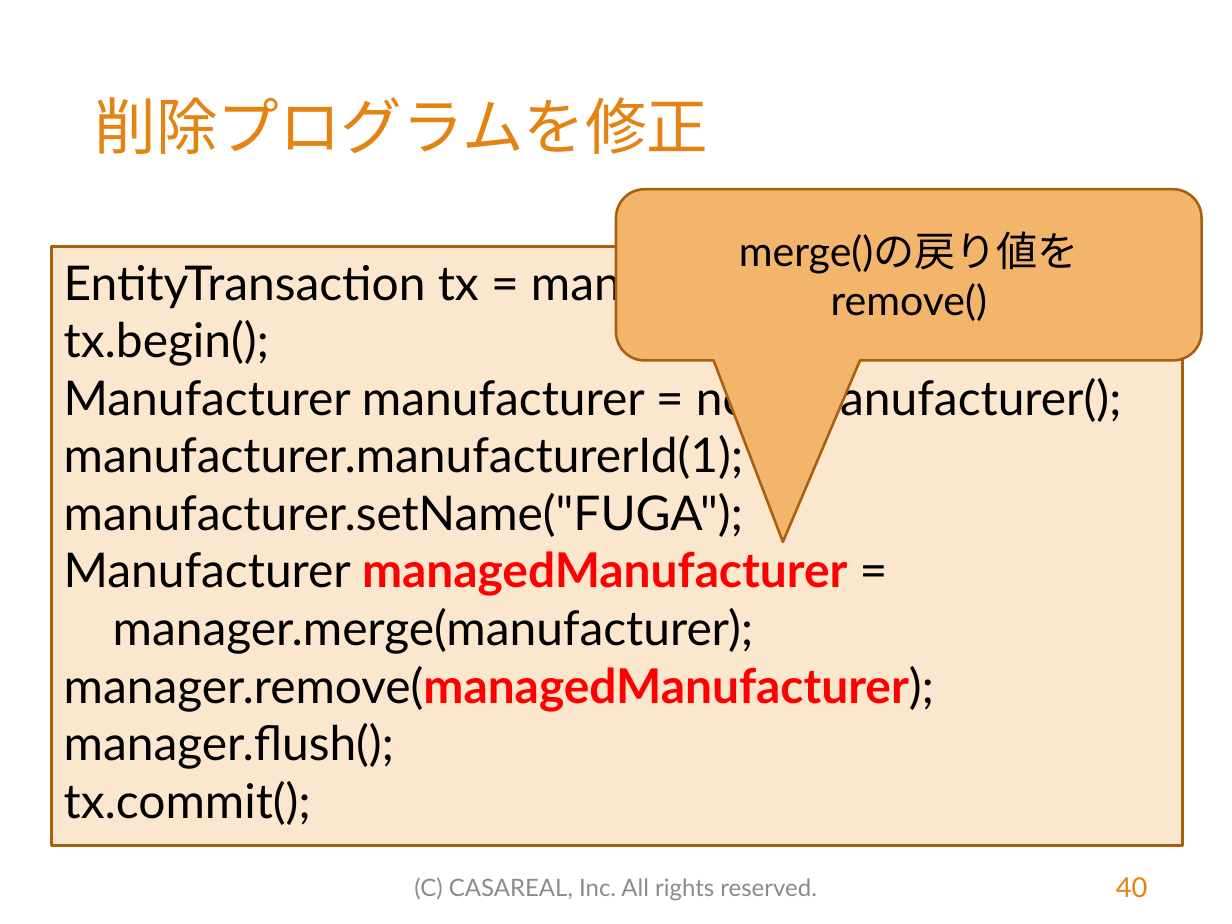
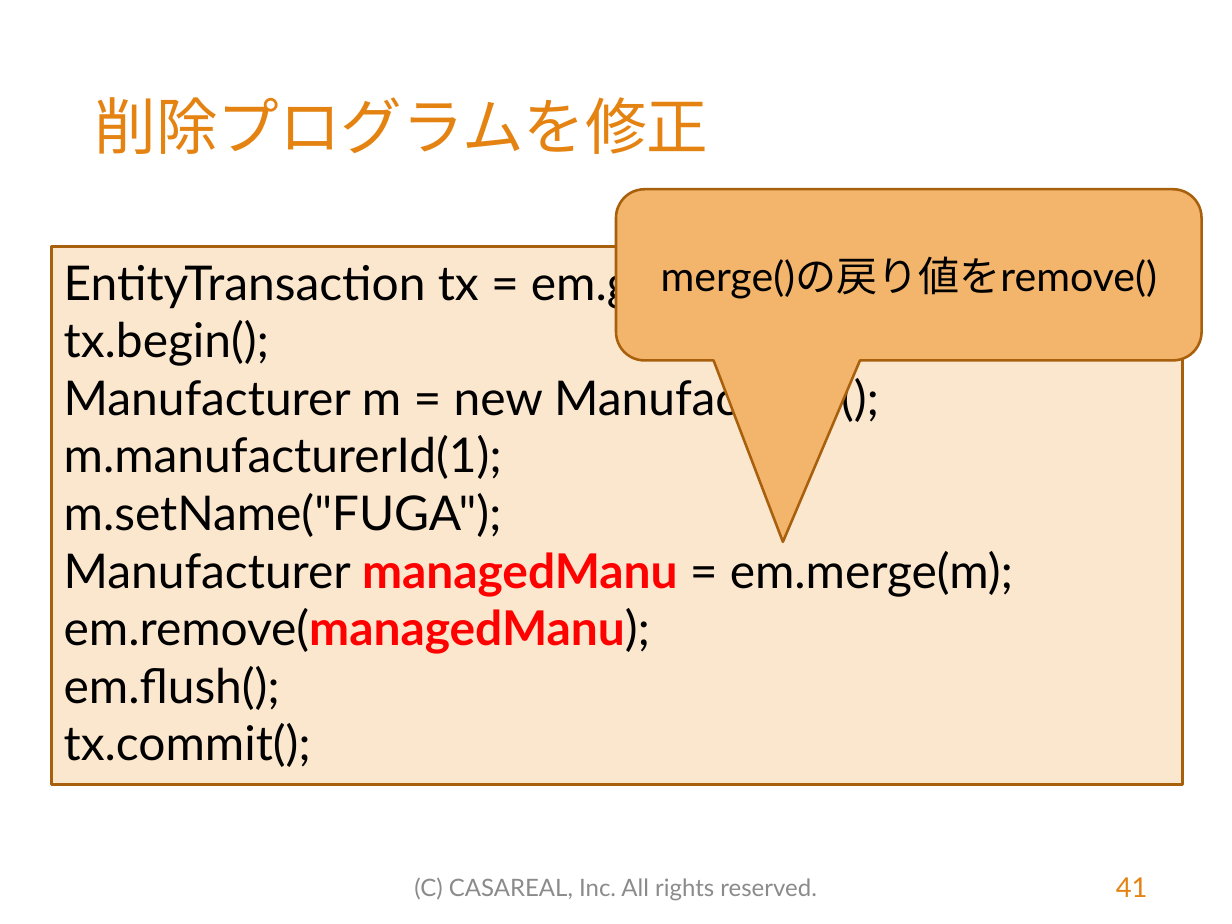
Before and after one commit to MasatoshiTada/hamaru-jpa-light, a slide deck: slide 41 of src/main/resources/はまる！JPA（初学者向けライト版）.pptx (slide 40 before the commit). Drawn at 1232x924 pixels with LibreOffice and Linux fonts; fonts in the diff are those of the drawing; background and template pictures are left out. Boxes give left, top, right and bottom in pixels: in the first picture for what was removed or moved away, otherwise in the second. Text is boxed around its words. In the diff, an @@ line names an element or a change of style, - is before the commit and + after.

```diff
--- a/src/main/resources/はまる！JPA（初学者向けライト版）.pptx
+++ b/src/main/resources/はまる！JPA（初学者向けライト版）.pptx
@@ rectangle "EntityTransaction tx = em.getTransaction();": place and size @@
-rectangle "EntityTransaction tx = em.getTransaction();" at [52, 246, 1183, 845]
+rectangle "EntityTransaction tx = em.getTransaction();" at [52, 246, 1183, 785]
@@ text in rectangle at [64, 258, 949, 310]: text changed @@
-EntityTransaction tx = manager.getTransaction();
+EntityTransaction tx = em.getTransaction();
@@ text in rounded speech box at [661, 256, 1157, 299]: text changed @@
-merge()の戻り値を
-remove()
+merge()の戻り値をremove()
@@ text in rectangle at [64, 373, 1013, 710]: text changed @@
-Manufacturer manufacturer = new Manufacturer();
-manufacturer.manufacturerId(1);
-manufacturer.setName("FUGA");
-Manufacturer managedManufacturer =
-manager.merge(manufacturer);
-manager.remove(managedManufacturer);
-manager.flush();
+Manufacturer m = new Manufacturer();
+m.manufacturerId(1);
+m.setName("FUGA");
+Manufacturer managedManu = em.merge(m);
+em.remove(managedManu);
+em.flush();
@@ page number at [1116, 877, 1148, 897]: text changed @@
-40
+41
```
Also in this commit, not shown: 43 other slides changed, 13 slides added, 1 slide removed, 13 other files.
